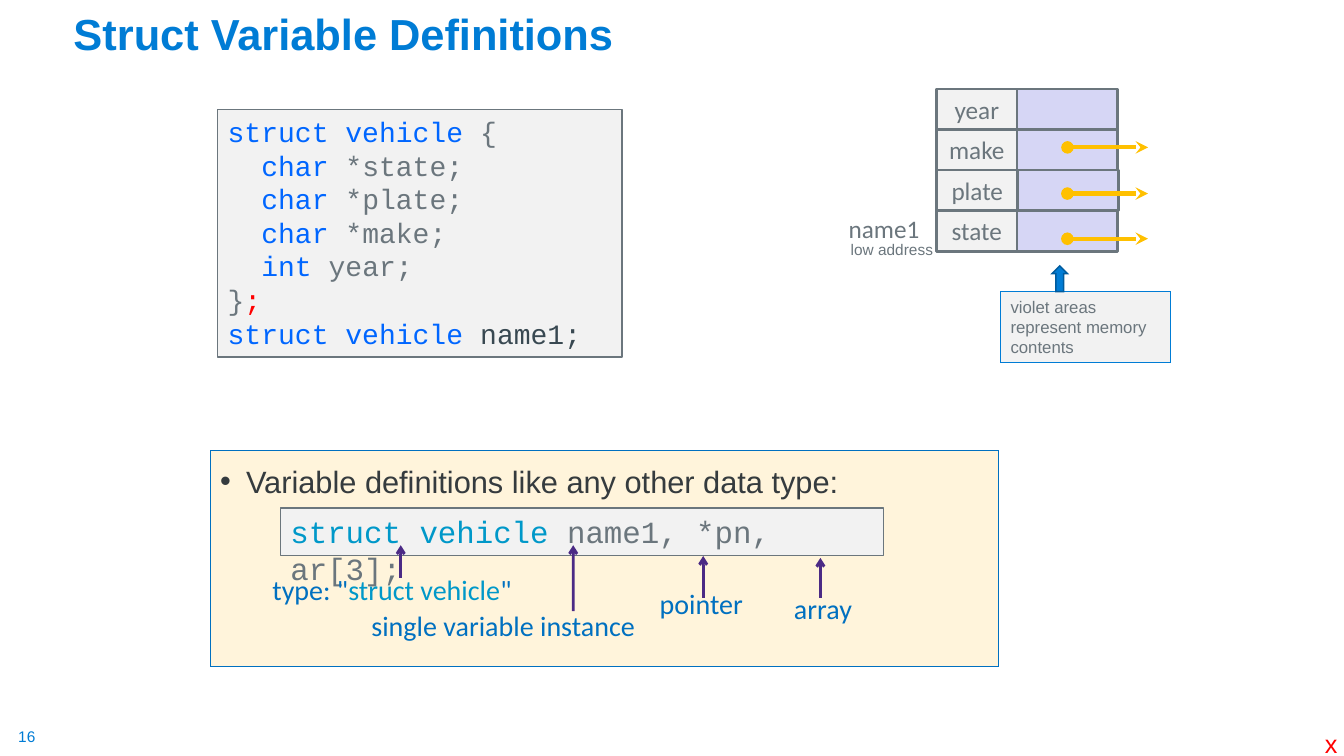
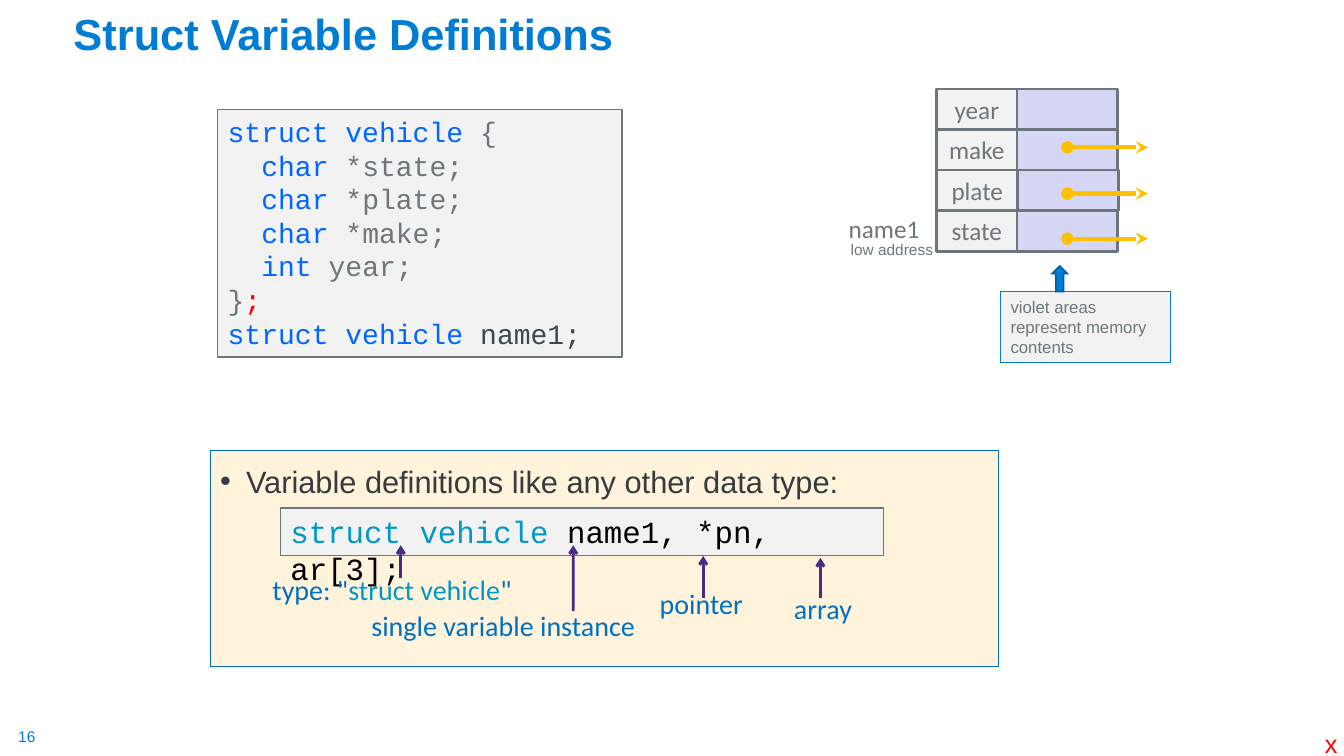
Before and after one commit to cse30-sp24/Muller-Slides, a slide deck: slide 16 of Lecture-9.pptx. Drawn at 1344x756 pixels with LibreOffice and Linux fonts; fonts in the diff are those of the drawing. Boxes give left, top, right and bottom in pixels: in the first picture for what was removed or moved away, otherwise in the second. Text is boxed around its words. In the diff, an @@ line names an element or a change of style, - is before the commit and + after.

```diff
--- a/Lecture-9.pptx
+++ b/Lecture-9.pptx
@@ rectangle "struct vehicle name1, *pn, ar[3];" at [280,508,883,556]: text colour #6B767D to #000000 in "name1, *pn, ar[3];" @@
```
Also in this commit, not shown: 12 other slides changed, 1 slide added, 1 slide removed, 1 other file.
